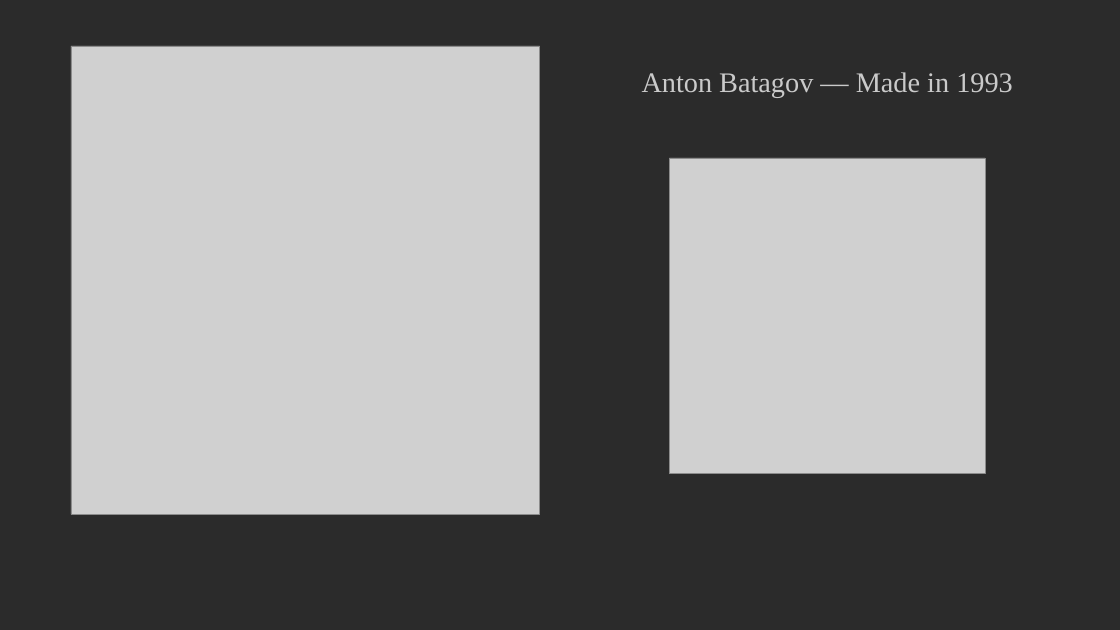
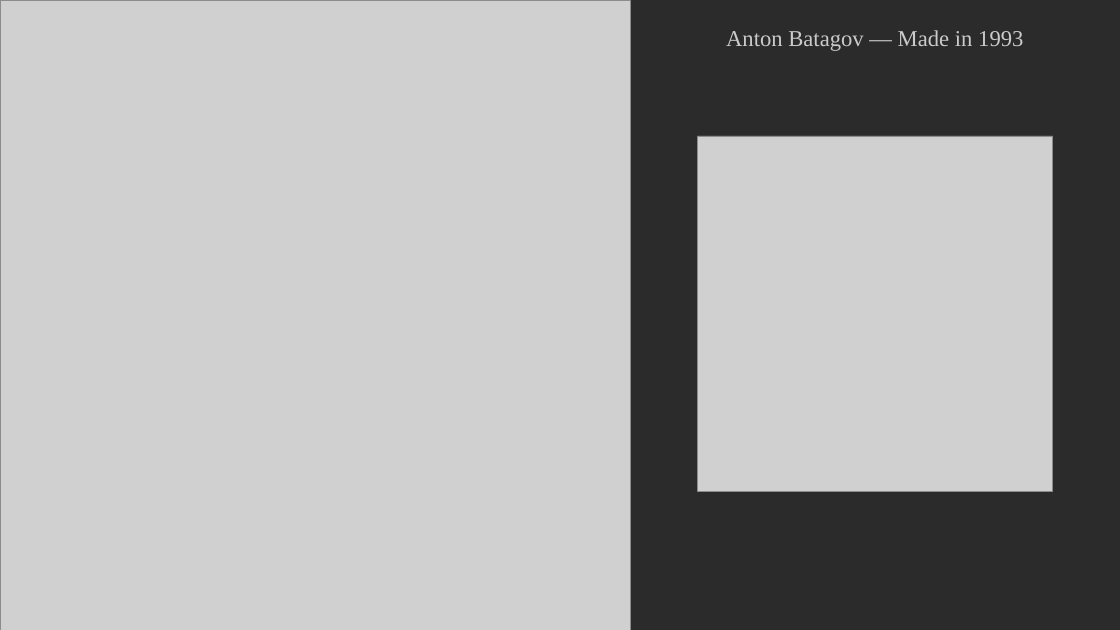
Before and after one commit to skrasin/claude, a slide deck: slide 5 of presentation/Noo_community_v2.pptx. Drawn at 1120x630 pixels with LibreOffice and Linux fonts; fonts in the diff are those of the drawing; grey boxes stand for pictures; background and template pictures are left out; a plain dark background stands for a picture behind light text. Boxes give left, top, right and bottom in pixels: in the first picture for what was removed or moved away, otherwise in the second. Text is boxed around its words. In the diff, an @@ line names an element or a change of style, - is before the commit and + after.

```diff
--- a/presentation/Noo_community_v2.pptx
+++ b/presentation/Noo_community_v2.pptx
@@ picture: place and size @@
-picture at bbox=[71, 46, 539, 514]
+picture at bbox=[0, 0, 630, 630]
@@ text "Anton Batagov — Made in ...": place and size @@
-text "Anton Batagov — Made in ..." at bbox=[642, 72, 1013, 98]
+text "Anton Batagov — Made in ..." at bbox=[726, 30, 1023, 51]
@@ text "Anton Batagov — Made in ..." at bbox=[726, 30, 1023, 51]: size 40 to 32 pt @@
@@ picture: place and size @@
-picture at bbox=[669, 158, 985, 474]
+picture at bbox=[697, 136, 1052, 491]
```
Also in this commit, not shown: 4 slides added, 4 slides removed, 2 other files.
